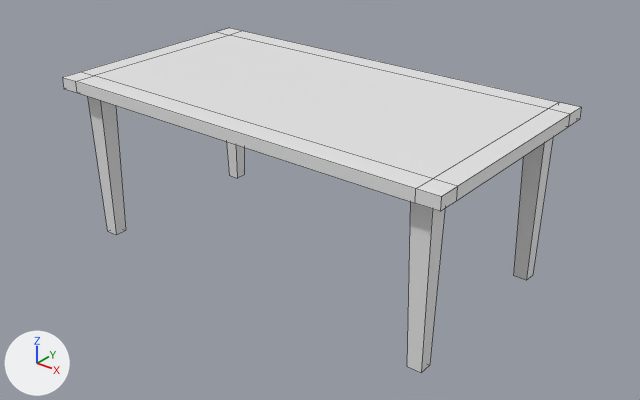
The FBX model Assets/Art/Models/Furniture/Table.fbx, before and after one commit.
The view is the same before and after, from a 50 mm camera at (-26.64, 8.86, 13.83) aimed at (-42.43, 28.6, 1.59). The lights are fixed; the arrows at lower left show +X, +Y and +Z. Mesh edges are drawn as thin lines. Where no turn or scale is listed for an object, it has been applied to the vertices.
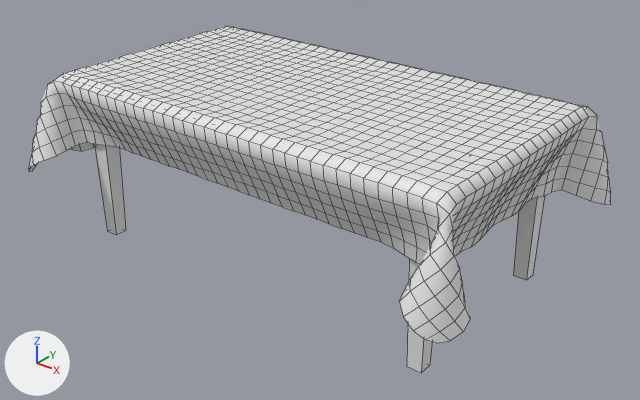
The newer file is also rescaled (x1.134), turned or shifted as a whole; pictures and numbers use the older file's frame.

Edits to the scene script, one JSON object a line:
```json
{"op": "add", "block": "mat_uv_material", "code": ["mat_uv_material = principled_material('UV Material')", "mat_uv_material.base_color = (0.8, 0.8, 0.8)  # white #e7e7e7"]}
{"op": "add", "block": "me_cube_033", "code": ["me_cube_033 = bpy.data.meshes.new('Cube.033')", "me_cube_033.from_pydata(...)  # 1421 vertices, 1344 faces; spans x -8.1..8.1, y -5.3..5.3, z -2.4..0.8", "me_cube_033.materials.append(mat_uv_material)  # white #e7e7e7"]}
{"op": "add", "block": "ob_cube_014", "code": ["ob_cube_014 = bpy.data.objects.new('Cube.014', me_cube_033)", "ob_cube_014.location = (-42.91, 28.69, 4.35)"]}
```

Location of each change, (x1, y1, x2, y2) in pixels of the pictures (640 x 400 px):
```json
{"object": "Cube.014", "change": "added", "after": [29, 26, 611, 343]}
{"object": "Cube.009", "change": "unchanged, covered by the edit", "before": [62, 28, 581, 372], "after": [95, 144, 544, 372]}
```
